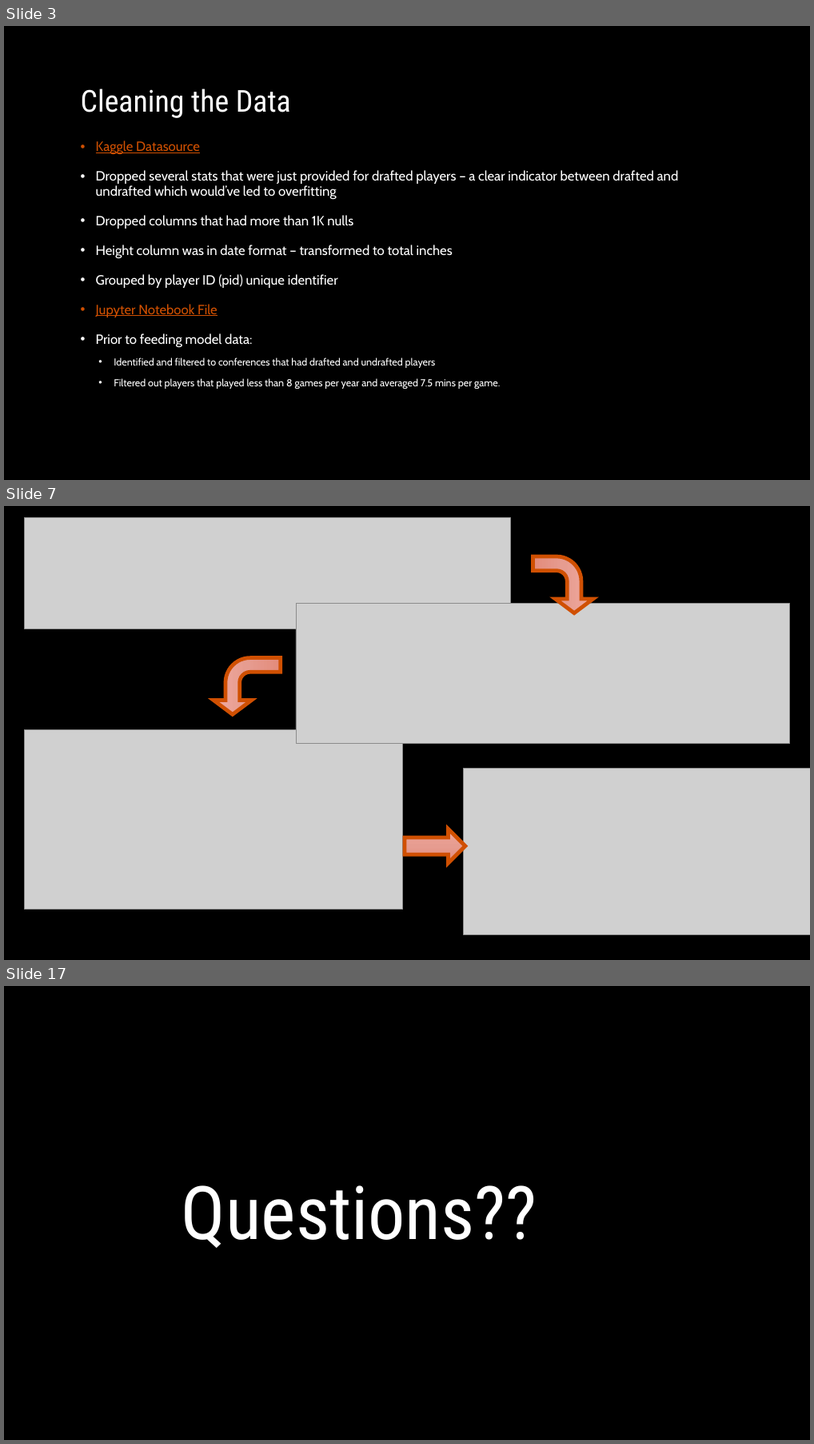
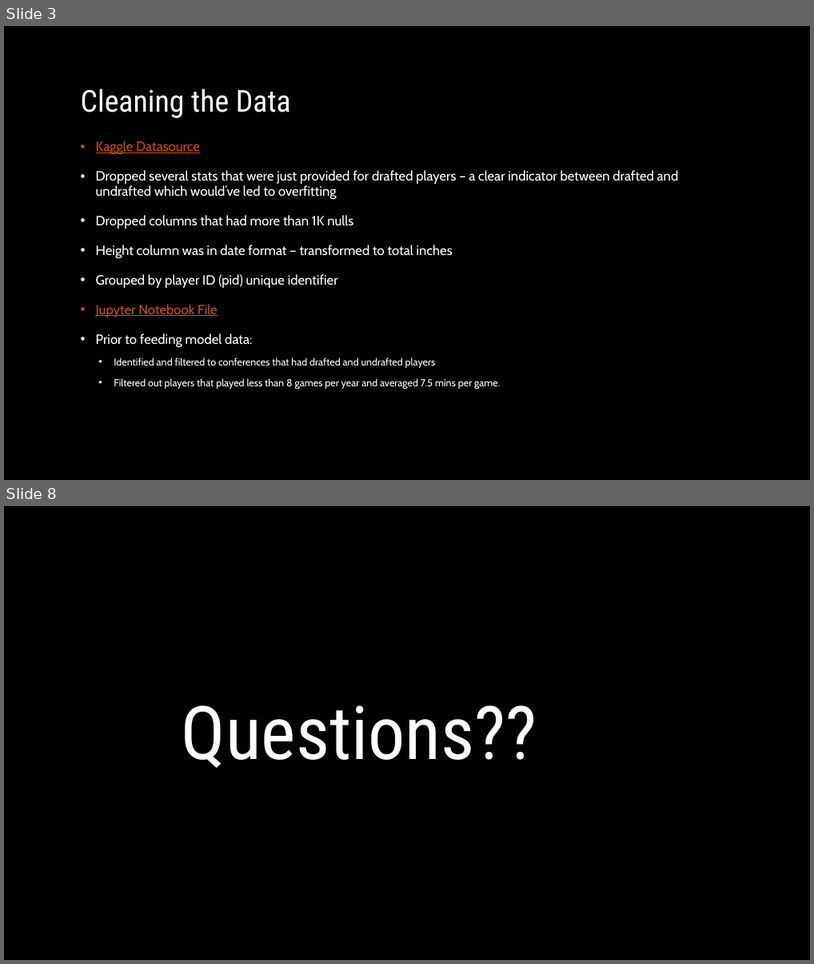
Before and after one commit to mleroseandrews/Making_the_NBA, a slide deck: Powerpoint.pptx. Shown one above the other, each under a label of ours: slides 3, 7 and 17 before the commit, slides 3 and 8 after it; the slides between them are not shown. The pictures are 814x1444 and 814x964 pixels, drawn with LibreOffice and Linux fonts; fonts in the diff are those of the drawing; grey boxes stand for pictures; background and template pictures are left out. Boxes give left, top, right and bottom in pixels: in the first picture for what was removed or moved away, otherwise in the second. Text is boxed around its words. In the diff, an @@ line names an element or a change of style, - is before the commit and + after.

```diff
--- a/Powerpoint.pptx
+++ b/Powerpoint.pptx
@@ slide 7 removed at box(4, 506, 810, 960), background picture (left out) @@
@@ picture removed at box(25, 517, 511, 629) @@
@@ bent arrow removed at box(534, 556, 594, 613) @@
@@ picture removed at box(296, 603, 790, 743) @@
@@ bent arrow removed at box(214, 657, 281, 715) @@
@@ picture removed at box(25, 729, 403, 909) @@
@@ picture removed at box(464, 768, 810, 934) @@
@@ right arrow removed at box(405, 828, 466, 862) @@
@@ what was slide 17 is now slide 8 @@
```
Also in this commit, not shown: 3 slides changed, 1 slide added, 9 other slides removed.
